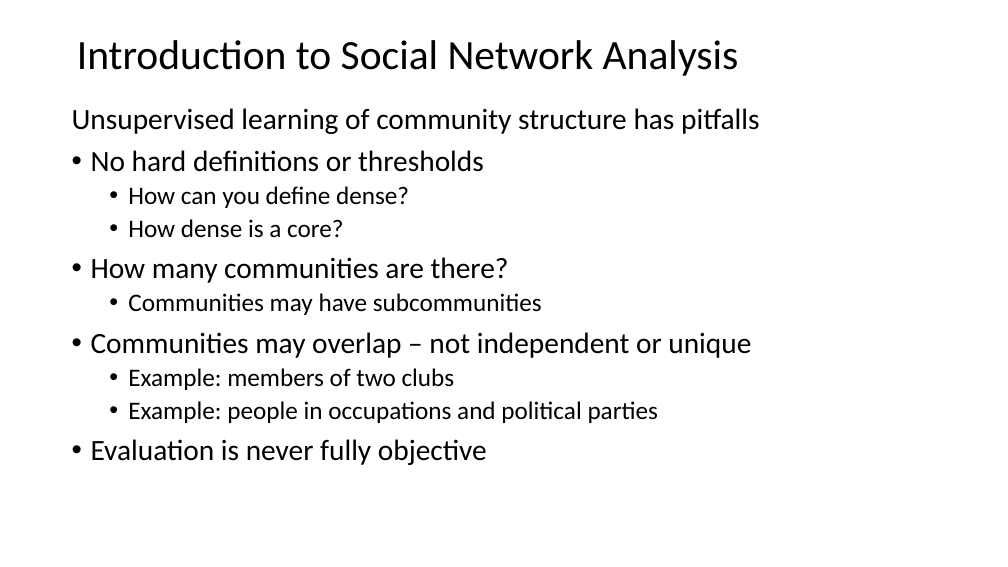
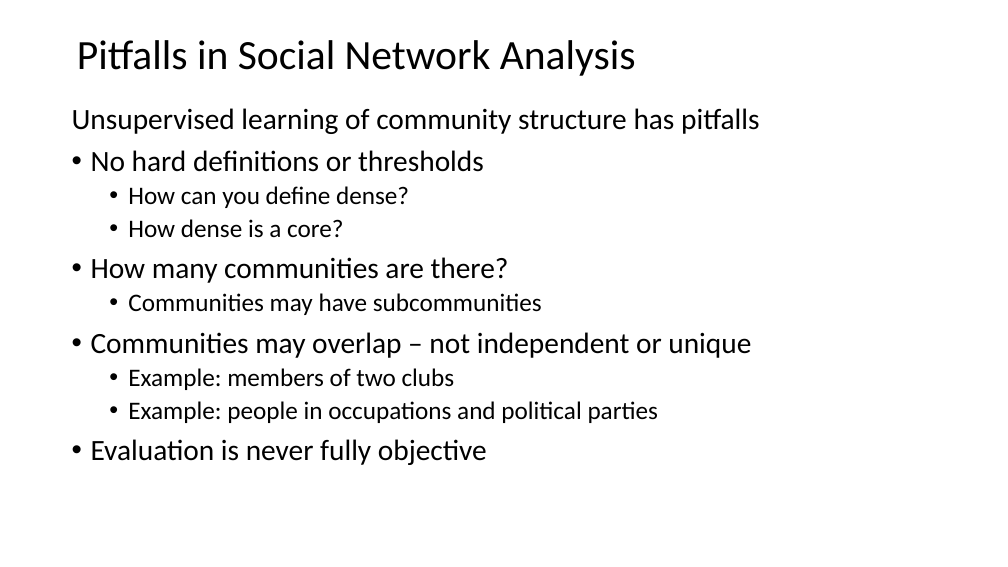
Before and after one commit to StephenElston/CSCI-E-108, a slide deck: slide 7 of slides/9_SocialNetworkAnalysis.pptx (slide 6 before the commit). Drawn at 1008x567 pixels with LibreOffice and Linux fonts; fonts in the diff are those of the drawing. Boxes give left, top, right and bottom in pixels: in the first picture for what was removed or moved away, otherwise in the second. Text is boxed around its words. In the diff, an @@ line names an element or a change of style, - is before the commit and + after.

```diff
--- a/slides/9_SocialNetworkAnalysis.pptx
+++ b/slides/9_SocialNetworkAnalysis.pptx
@@ title at (77, 40, 636, 76): text changed @@
-Introduction to Social Network Analysis
+Pitfalls in Social Network Analysis
```
Also in this commit, not shown: 8 other slides changed, 4 slides added.
